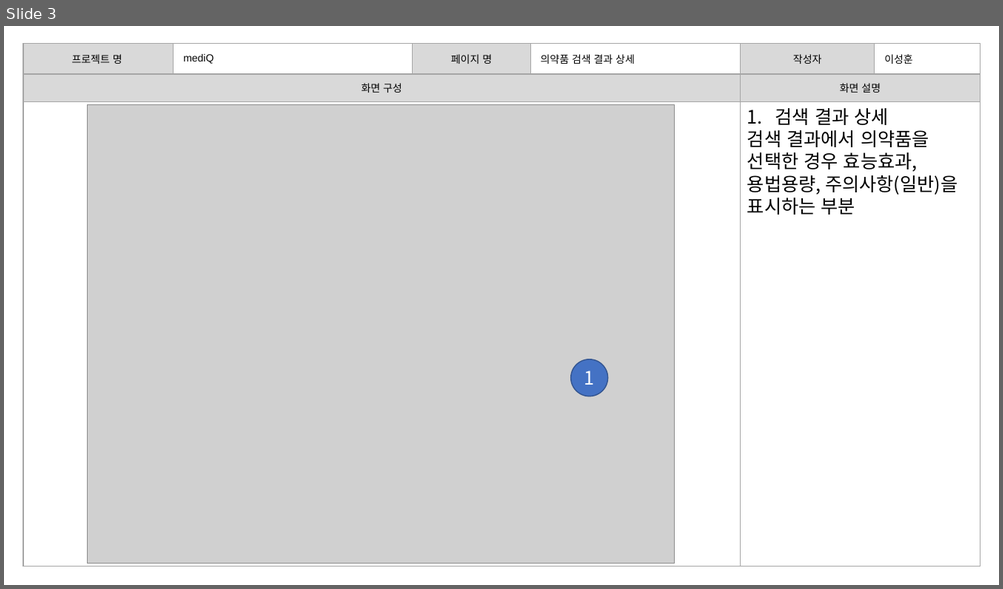
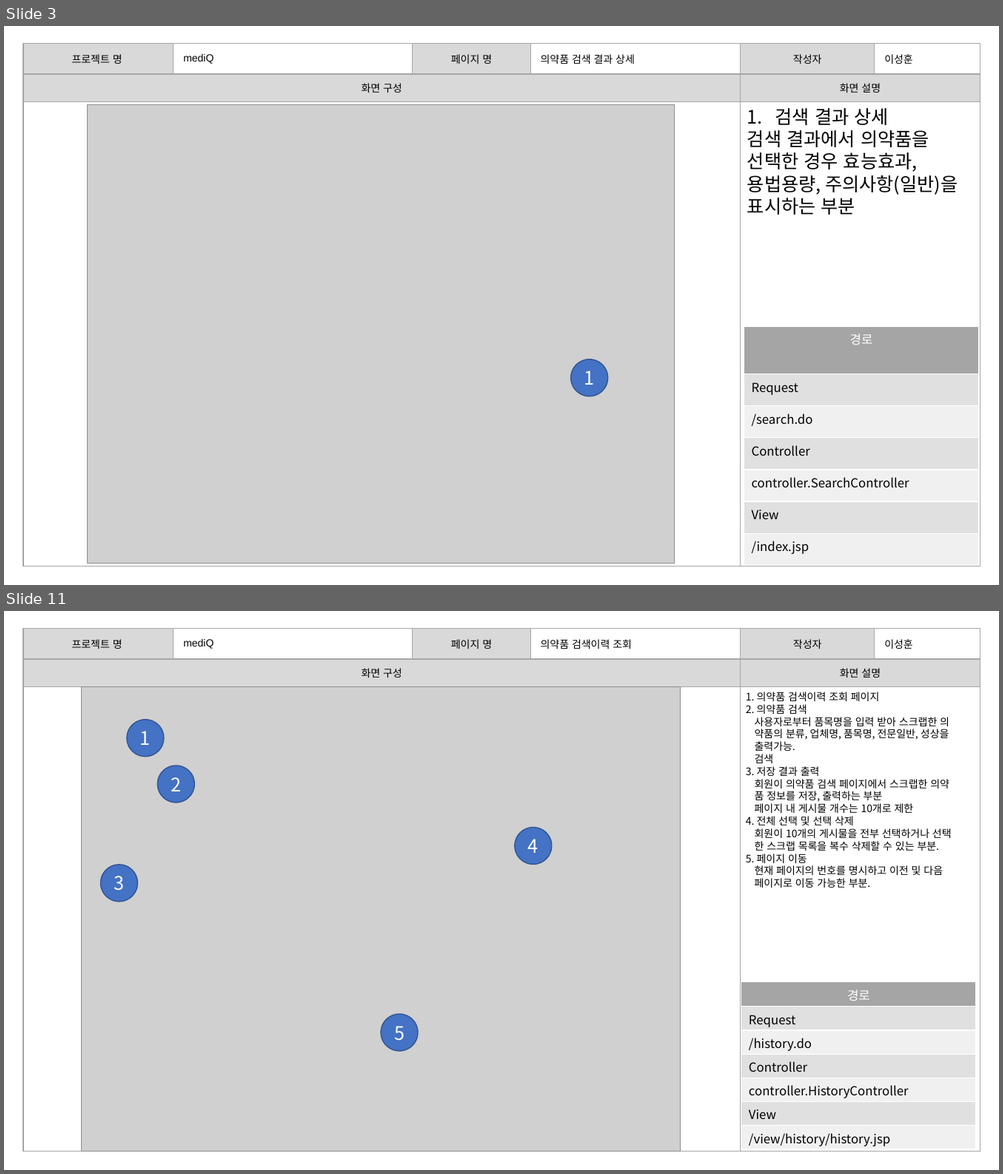
Before and after one commit to burnyst/mediQ, a slide deck: doc/이성훈/[06] 스토리보드.pptx. Shown one above the other, each under a label of ours: slide 3 before the commit, slides 3 and 11 after it; the slides between them are not shown. The pictures are 1003x589 and 1003x1174 pixels, drawn with LibreOffice and Linux fonts; fonts in the diff are those of the drawing; grey boxes stand for pictures. Boxes give left, top, right and bottom in pixels: in the first picture for what was removed or moved away, otherwise in the second. Text is boxed around its words. In the diff, an @@ line names an element or a change of style, - is before the commit and + after.

Commit message:
Update [06] 스토리보드.pptx
추가 작업 내용 반영.
경로 입력.

```diff
--- a/doc/이성훈/[06] 스토리보드.pptx
+++ b/doc/이성훈/[06] 스토리보드.pptx
@@ slide 11 added at <box>4,611,999,1170</box>, background #FFFFFF @@
@@ table added at <box>23,628,980,681</box>, 1 rows, 6 columns @@
+프로젝트 명 | mediQ | 페이지 명 | 의약품 검색이력 조회 | 작성자 | 이성훈
@@ table added at <box>23,660,981,1152</box>, 2 rows, 2 columns @@
+화면 구성 | 화면 설명
+ | 
@@ picture added at <box>81,687,680,1152</box> @@
@@ text added at <box>745,692,951,888</box>, 10 pt, text #000000 @@
+1. 의약품 검색이력 조회 페이지
+2. 의약품 검색
+사용자로부터 품목명을 입력 받아 스크랩한 의
+약품의 분류, 업체명, 품목명, 전문일반, 성상을
+출력가능.
+검색
+3. 저장 결과 출력
+회원이 의약품 검색 페이지에서 스크랩한 의약
+품 정보를 저장, 출력하는 부분
+페이지 내 게시물 개수는 10개로 제한
+4. 전체 선택 및 선택 삭제
+회원이 10개의 게시물을 전부 선택하거나 선택
+한 스크랩 목록을 복수 삭제할 수 있는 부분.
+5. 페이지 이동
+현재 페이지의 번호를 명시하고 이전 및 다음
+페이지로 이동 가능한 부분.
@@ ellipse added at <box>127,720,165,758</box>, fill #4472C4, outline #325491 1 pt, 18 pt, text #FFFFFF @@
+1
@@ ellipse added at <box>158,766,195,803</box>, fill #4472C4, outline #325491 1 pt, 18 pt, text #FFFFFF @@
+2
@@ ellipse added at <box>515,827,552,865</box>, fill #4472C4, outline #325491 1 pt, 18 pt, text #FFFFFF @@
+4
@@ ellipse added at <box>100,865,137,902</box>, fill #4472C4, outline #325491 1 pt, 18 pt, text #FFFFFF @@
+3
@@ table added at <box>741,982,976,1150</box>, 7 rows, 1 columns @@
+경로
+Request
+/history.do
+Controller
+controller.HistoryController
+View
+/view/history/history.jsp
@@ ellipse added at <box>381,1014,418,1052</box>, fill #4472C4, outline #325491 1 pt, 18 pt, text #FFFFFF @@
+5
@@ slide 3 changed as well @@
@@ table added at <box>744,326,979,566</box>, 7 rows, 1 columns @@
+경로
+Request
+/search.do
+Controller
+controller.SearchController
+View
+/index.jsp
```
Also in this commit, not shown: 2 other slides changed, 7 other slides added.
